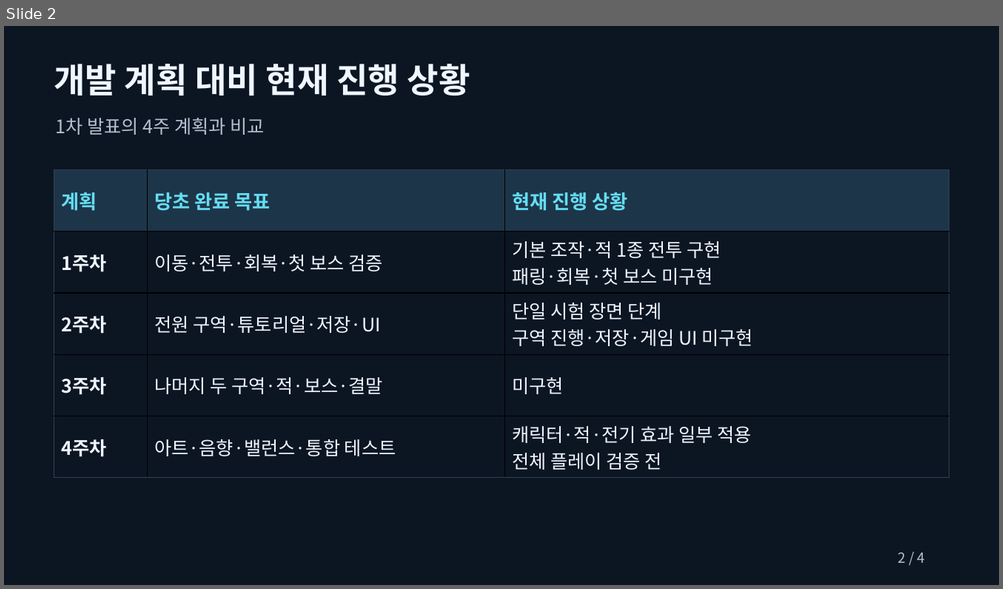
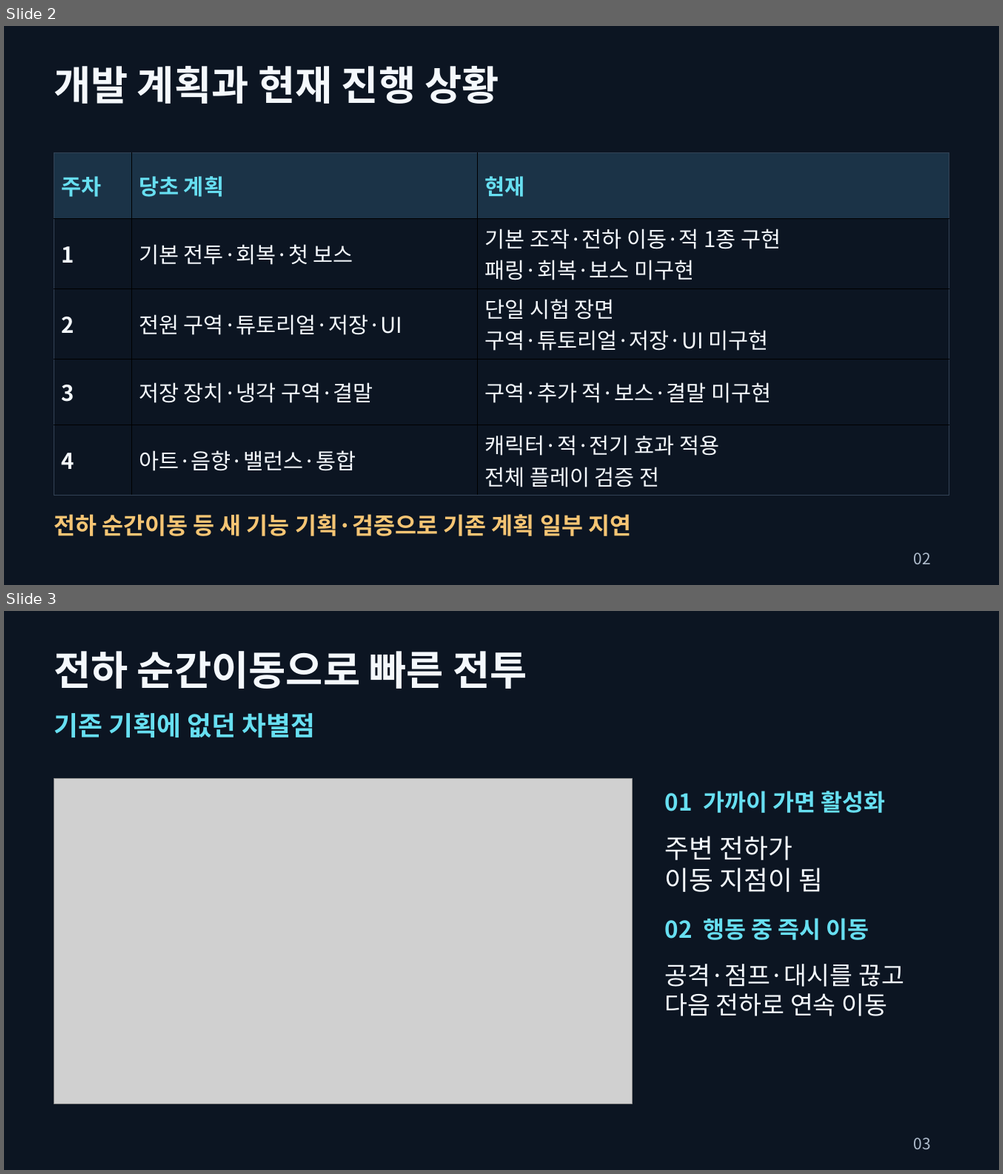
Before and after one commit to snooy-dev/circuit-warden, a slide deck: Circuit_Warden_Phase2_Presentation.pptx. Shown one above the other, each under a label of ours: slide 2 before the commit, slides 2 and 3 after it. The pictures are 1003x589 and 1003x1174 pixels, drawn with LibreOffice and Linux fonts; fonts in the diff are those of the drawing; grey boxes stand for pictures. Boxes give left, top, right and bottom in pixels: in the first picture for what was removed or moved away, otherwise in the second. Text is boxed around its words. In the diff, an @@ line names an element or a change of style, - is before the commit and + after.

Commit message:
docs(presentation): 프리텐다드 적용과 발표 구성 개선
가독성 개선 요청에 따라 5장으로 분리하고 글자와 게임 화면을 확대했다. 캐릭터 변경을 이미지로 비교하며 새 기능 기획·검증에 따른 일정 지연 사유도 반영했다.

최종 5장 시각 확인과 PPTX 구조·배치·프리텐다드 지정 검사를 통과했다. 삽입 영상 해시 보존을 확인했다. PowerPoint 발표 모드 재생과 실제 낭독 시간은 미검사다.

```diff
--- a/Circuit_Warden_Phase2_Presentation.pptx
+++ b/Circuit_Warden_Phase2_Presentation.pptx
@@ slide 3 added at [4, 611, 999, 1170], background #0C1522 @@
@@ text added at [54, 651, 527, 689], 39 pt, text #F4F8FC, bold @@
+전하 순간이동으로 빠른 전투
@@ text added at [54, 713, 316, 738], 25.5 pt, text #67DFF1, bold @@
+기존 기획에 없던 차별점
@@ picture added at [54, 779, 632, 1104] @@
@@ text added at [664, 791, 885, 813], 22.5 pt, text #67DFF1, bold @@
+01 가까이 가면 활성화
@@ text added at [664, 836, 822, 892], 25.5 pt, text #F4F8FC @@
+주변 전하가
+이동 지점이 됨
@@ text added at [664, 918, 869, 940], 22.5 pt, text #67DFF1, bold @@
+02 행동 중 즉시 이동
@@ text added at [664, 964, 904, 1017], 24 pt, text #F4F8FC @@
+공격·점프·대시를 끊고
+다음 전하로 연속 이동
@@ text added at [913, 1138, 930, 1150], 15 pt, text #AFBCCC @@
+03
@@ slide 2 changed as well @@
@@ text at [54, 66, 499, 104]: text changed; size 33 to 39 pt; text colour #EFF6FF to #F4F8FC @@
-개발 계획 대비 현재 진행 상황
+개발 계획과 현재 진행 상황
@@ text removed at [55, 118, 264, 135] @@
-1차 발표의 4주 계획과 비교
@@ table at [54, 153, 949, 491] @@
-row 1: 계획 | 당초 완료 목표 | 현재 진행 상황
+row 1: 주차 | 당초 계획 | 현재
-row 2: 1주차 | 이동·전투·회복·첫 보스 검증 | 기본 조작·적 1종 전투 구현 / 패링·회복·첫 보스 미구현
+row 2: 1 | 기본 전투·회복·첫 보스 | 기본 조작·전하 이동·적 1종 구현 / 패링·회복·보스 미구현
-row 3, column 1: 2주차
+row 3, column 1: 2
-row 3, column 3: 단일 시험 장면 단계 / 구역 진행·저장·게임 UI 미구현
+row 3, column 3: 단일 시험 장면 / 구역·튜토리얼·저장·UI 미구현
-row 4: 3주차 | 나머지 두 구역·적·보스·결말 | 미구현
+row 4: 3 | 저장 장치·냉각 구역·결말 | 구역·추가 적·보스·결말 미구현
-row 5: 4주차 | 아트·음향·밸런스·통합 테스트 | 캐릭터·적·전기 효과 일부 적용 / 전체 플레이 검증 전
+row 5: 4 | 아트·음향·밸런스·통합 | 캐릭터·적·전기 효과 적용 / 전체 플레이 검증 전
@@ fill #1D3549 to #1B3347 in row 1 @@
@@ size 18 to 21 pt, text colour #EFF6FF to #F4F8FC in "전원 구역·튜토리얼·저장·UI" @@
@@ borders changed @@
@@ table: place and size @@
-table at [54, 170, 949, 479]
+table at [54, 153, 949, 491]
@@ text added at [54, 514, 631, 537], 22.5 pt, text #F5C574, bold @@
+전하 순간이동 등 새 기능 기획·검증으로 기존 계획 일부 지연
@@ text at [913, 553, 930, 565]: text changed; size 13.5 to 15 pt; text colour #B2C1D2 to #AFBCCC @@
-2 / 4
+02
```
Also in this commit, not shown: 2 other slides changed, 1 other slide added, 1 slide removed, 1 other file.
